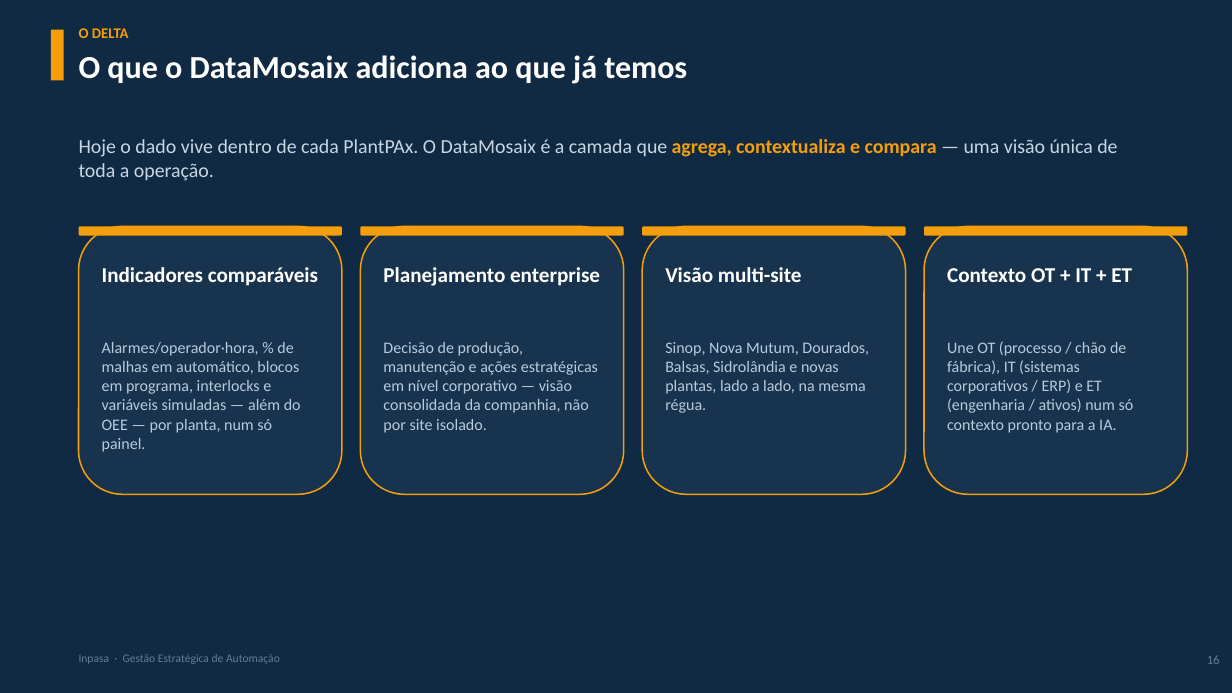
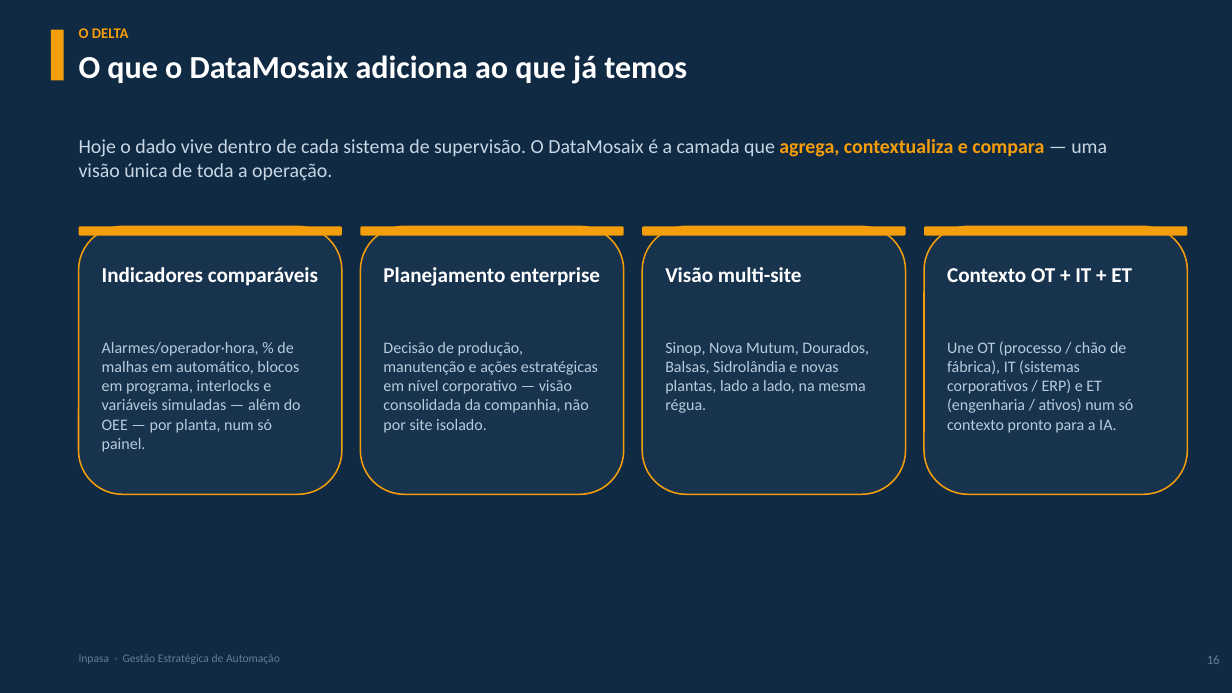
Before and after one commit to ItielGoncalves/ICG2025, a slide deck: slide 16 of 2026.06.28 - MULTI - DataOps na Prática IA a Serviço da Alta Gestão vFINAL.pptx. Drawn at 1232x693 pixels with LibreOffice and Linux fonts; fonts in the diff are those of the drawing. Boxes give left, top, right and bottom in pixels: in the first picture for what was removed or moved away, otherwise in the second. Text is boxed around its words. In the diff, an @@ line names an element or a change of style, - is before the commit and + after.

```diff
--- a/2026.06.28 - MULTI - DataOps na Prática IA a Serviço da Alta Gestão vFINAL.pptx
+++ b/2026.06.28 - MULTI - DataOps na Prática IA a Serviço da Alta Gestão vFINAL.pptx
@@ text at (x1=79, y1=139, x2=1107, y2=181): text changed @@
-Hoje o dado vive dentro de cada PlantPAx. O DataMosaix é a camada que agrega, contextualiza e compara — uma visão única de toda a operação.
+Hoje o dado vive dentro de cada sistema de supervisão. O DataMosaix é a camada que agrega, contextualiza e compara — uma visão única de toda a operação.
```
Also in this commit, not shown: 1 other slide changed, 3 other files.
